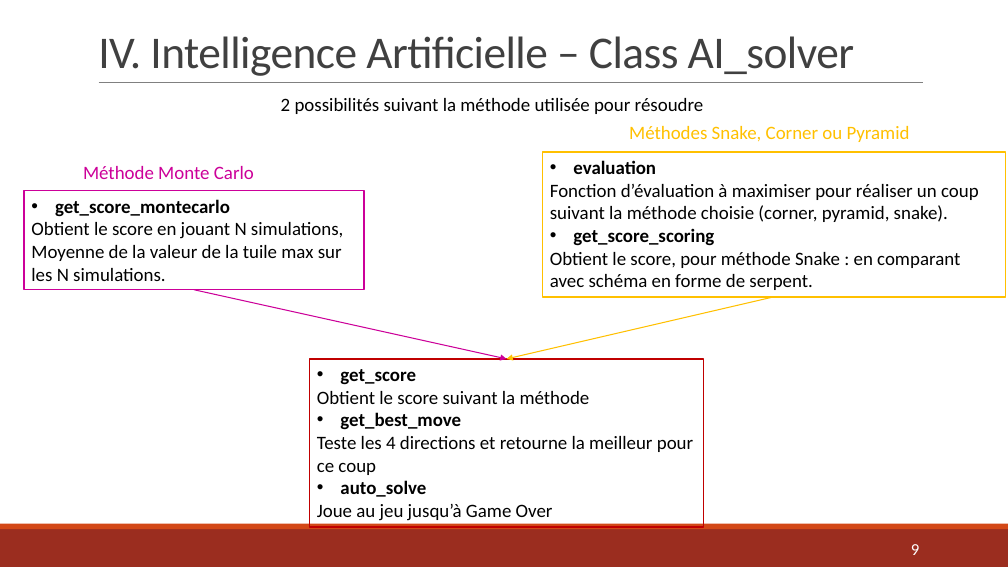
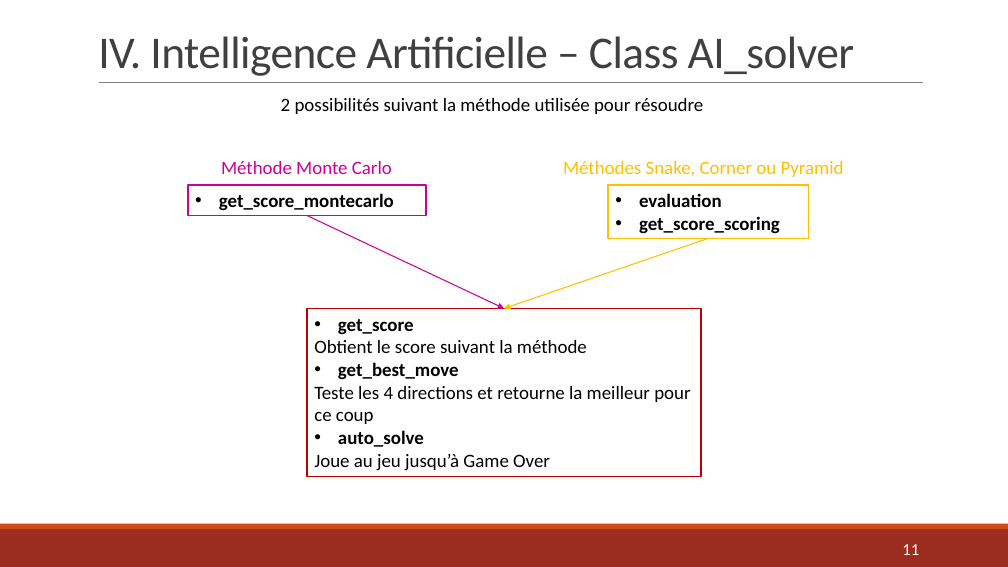
Before and after one commit to AlexandraDarco/prog_2048, a slide deck: slide 11 of Projet Info – Jeu 2048.pptx (slide 9 before the commit). Drawn at 1008x567 pixels with LibreOffice and Linux fonts; fonts in the diff are those of the drawing. Boxes give left, top, right and bottom in pixels: in the first picture for what was removed or moved away, otherwise in the second. Text is boxed around its words. In the diff, an @@ line names an element or a change of style, - is before the commit and + after.

```diff
--- a/Projet Info – Jeu 2048.pptx
+++ b/Projet Info – Jeu 2048.pptx
@@ text "Méthode Monte Carlo": place and size @@
-text "Méthode Monte Carlo" at bbox=[83, 166, 254, 179]
+text "Méthode Monte Carlo" at bbox=[221, 161, 392, 174]
@@ text "Méthodes Snake, Corner ou Pyramid": place and size @@
-text "Méthodes Snake, Corner ou Pyramid" at bbox=[629, 126, 910, 142]
+text "Méthodes Snake, Corner ou Pyramid" at bbox=[563, 161, 844, 177]
@@ rectangle "get_score_montecarlo": place and size @@
-rectangle "get_score_montecarlo" at bbox=[24, 191, 364, 290]
+rectangle "get_score_montecarlo" at bbox=[188, 185, 426, 216]
@@ text in rectangle at bbox=[550, 184, 979, 222]: paragraph removed @@
-Fonction d’évaluation à maximiser pour réaliser un coup suivant la méthode choisie (corner, pyramid, snake).
@@ rectangle "evaluation": place and size @@
-rectangle "evaluation" at bbox=[543, 152, 1006, 297]
+rectangle "evaluation" at bbox=[608, 185, 808, 239]
@@ text in rectangle at bbox=[31, 222, 343, 281]: paragraphs removed @@
-Obtient le score en jouant N simulations,
-Moyenne de la valeur de la tuile max sur les N simulations.
@@ arrow moved from (194, 290) - (507, 359) to (307, 216) - (504, 309) @@
@@ arrow moved from (774, 297) - (507, 359) to (709, 238) - (504, 309) @@
@@ text in rectangle at bbox=[550, 252, 960, 290]: paragraph removed @@
-Obtient le score, pour méthode Snake : en comparant avec schéma en forme de serpent.
@@ rectangle "get_score": place and size @@
-rectangle "get_score" at bbox=[309, 359, 703, 527]
+rectangle "get_score" at bbox=[307, 309, 701, 476]
@@ page number at bbox=[902, 544, 919, 555]: text changed @@
-9
+11
```
Also in this commit, not shown: 5 other slides changed, 4 slides added, 1 other file.
